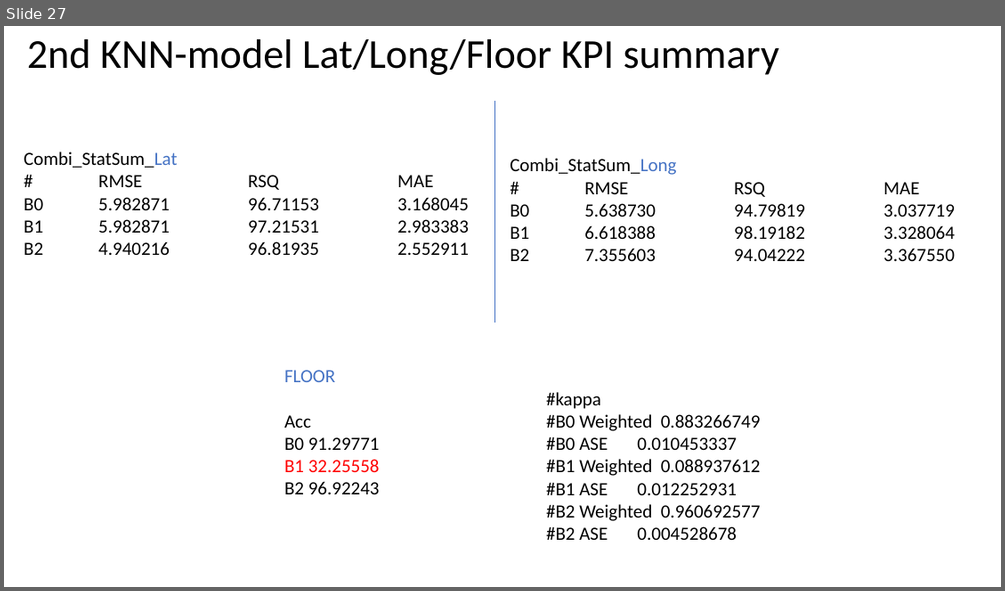
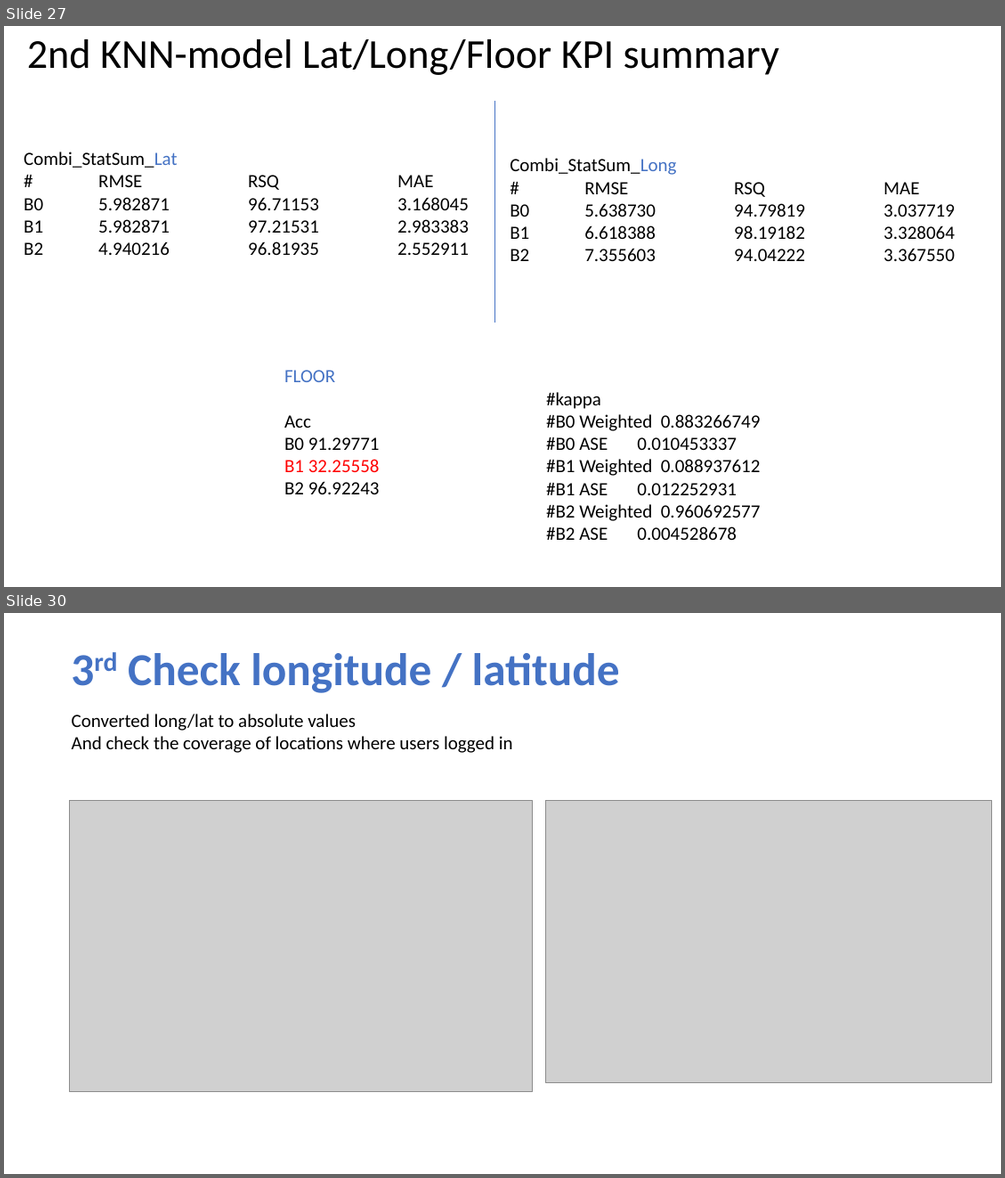
Before and after one commit to NatasjaFortuin/Wifi-locationing, a slide deck: Data etc/Log.pptx. Shown one above the other, each under a label of ours: slide 27 before the commit, slides 27 and 30 after it; the slides between them are not shown. The pictures are 1005x591 and 1005x1178 pixels, drawn with LibreOffice and Linux fonts; fonts in the diff are those of the drawing; grey boxes stand for pictures. Boxes give left, top, right and bottom in pixels: in the first picture for what was removed or moved away, otherwise in the second. Text is boxed around its words. In the diff, an @@ line names an element or a change of style, - is before the commit and + after.

```diff
--- a/Data etc/Log.pptx
+++ b/Data etc/Log.pptx
@@ slide 30 added at box(4, 613, 1001, 1174), background #FFFFFF @@
@@ title added at box(128, 653, 620, 693), 44 pt, text #4472C4, bold @@
+3rd Check longitude / latitude
@@ text added at box(72, 714, 513, 753), 18 pt, text #000000 @@
+Converted long/lat to absolute values
+And check the coverage of locations where users logged in
@@ picture added at box(70, 800, 533, 1092) @@
@@ picture added at box(545, 800, 991, 1082) @@
```
Also in this commit, not shown: 1 slide changed, 3 other slides added, 13 other files.
